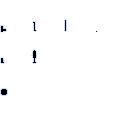
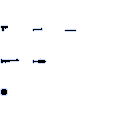
Revision of a layered 128px x 128px image; what changed, layer by layer:
painted on "Layer 2" over [0, 19, 97, 64]
